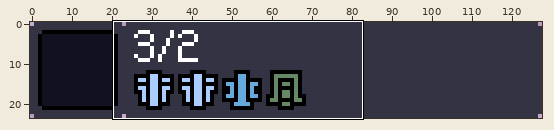
Pixel-art file, stored at ase/craftbook.ase. The picture above shows the old version from afar; the outline marks the close-up.
Close-up. The starting point:
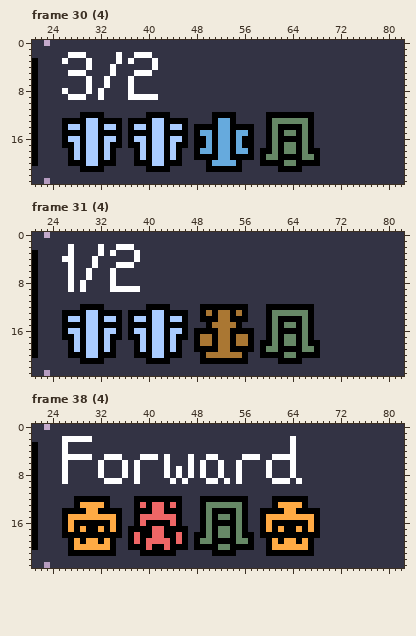
128x24 pixels, 63 frames. Shown: frame 30 (4): x 21..82, y 0..23; frame 31 (4): x 21..82, y 0..23; frame 38 (4): x 21..82, y 0..23. The commit also changed other frames or places, which this record leaves out.
After the commit:
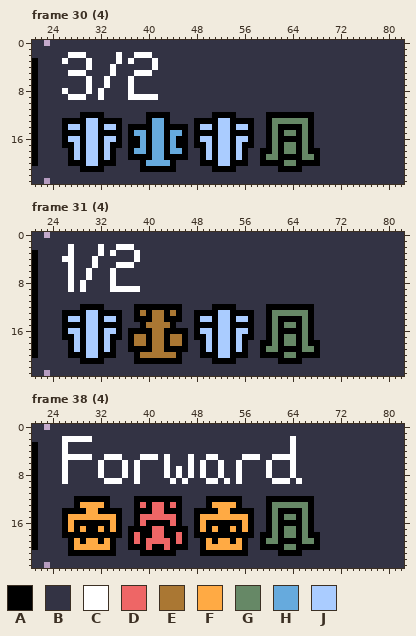
Palette (. is transparent): A #000000  B #333344  C #ffffff  D #ee6666  E #aa7733  F #ffaa44  G #668866  H #66aadd  J #aaccff
The edit:
Changed rows in their new state; - is an unchanged pixel.
Frame 30 (4), layer "front":
first column x 37:
13 BBB-HH-BBB-AAA-JJ-AAA
14 -AA-HH-AA---JJ-JJ-JJ-
15 -HH-HH-HH---AA-JJ-AA-
16 -AH-HH-HA---JJ-JJ-JJ-
17 --H-HH-H-----J-JJ-J--
18 AHH-HH-HHA-BAJ-JJ-JAB
19 A-A-HH-A-A-B-J-JJ-J-B
20 -B-HHHH-B---A-AJJA-A-
21 --A----A-----B----B--
Frame 31 (4), layer "front":
first column x 37:
12 -AA----AA---BB----BB-
13 B-E-EE-E-B-A-A-JJ-A-A
14 BAA-EE-AAB-AJJ-JJ-JJA
15 BB-EEEE-BB-AA-AJJA-AA
16 -AA-EE-AA---JJ-JJ-JJ-
17 -EE-EE-EE---AJ-JJ-JA-
18 AEE-EE-EEA-BAJ-JJ-JAB
19 A-A-EE-A-A-B-J-JJ-J-B
20 --EEEEEE-----AAJJAA--
21 -AA----AA---BB----BB-
Frame 38 (4), layer "front":
first column x 48:
12 -B------B---A------A-
13 -BAFFFFAB---AGGGGGGA-
14 A-A-FF-A-A-B-G-AA-G-B
15 AFFFFFFFFA-BAGAGGAGAB
16 AFA----AFA-BAG----GAB
17 AFAFAAFAFA-BAGAGGAGAB
18 --A-AA-A-----G-GG-G--
19 BAF-FF-FAB-AGG-AA-GGA
20 B-FFFFFF-B-A-AAGGAA-A
21 -AA----AA---BB----BB-
Pixel boxes of the changes (left, top, right, bottom) in both close-ups:
changed: (128, 118, 254, 172)
changed: (128, 304, 254, 364)
changed: (194, 496, 320, 556)
